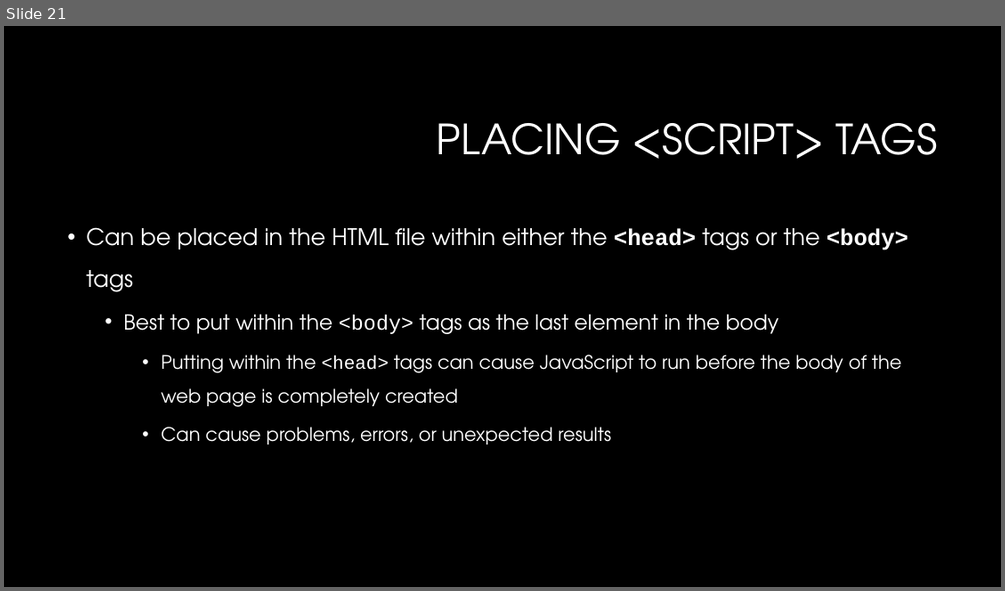
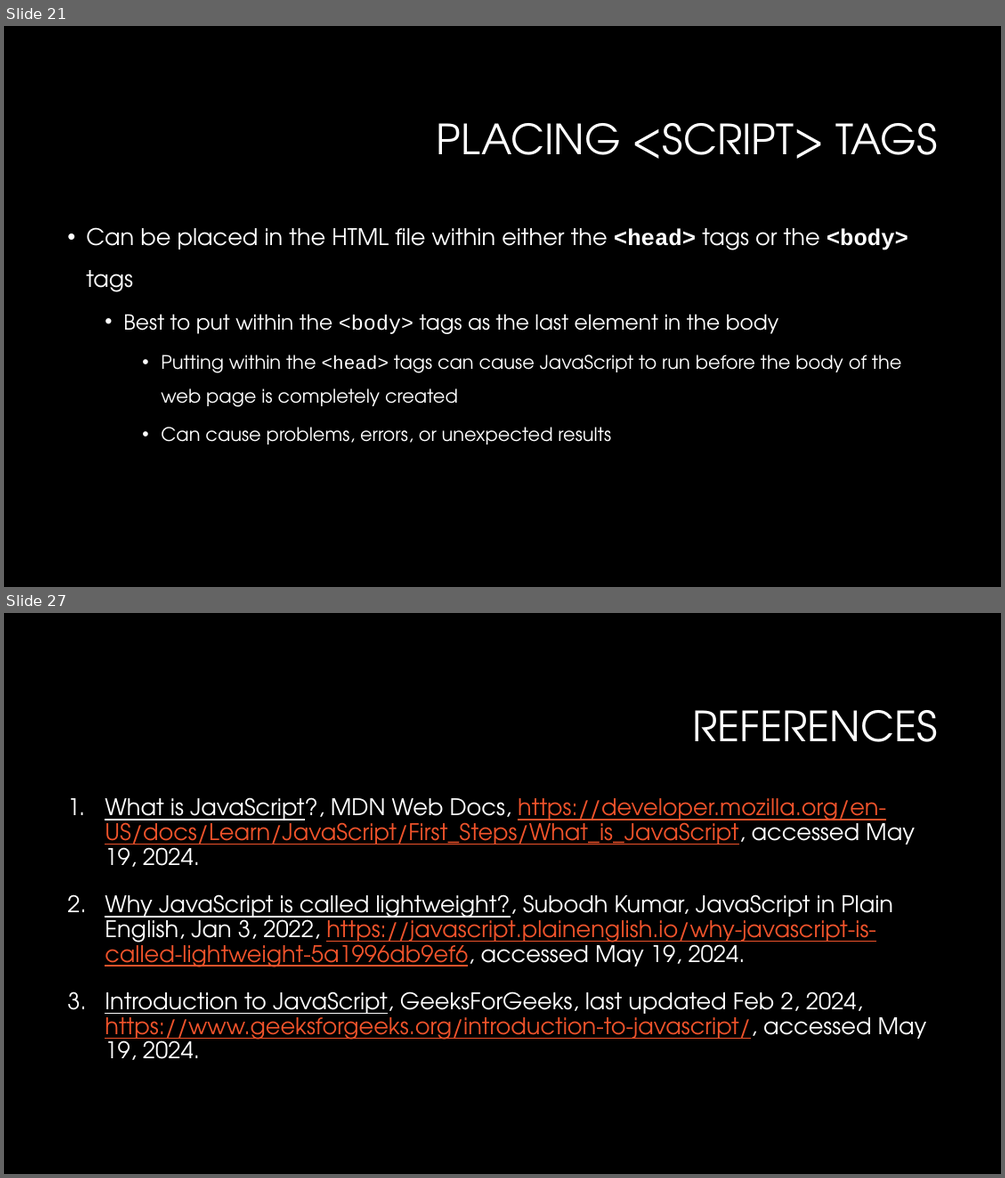
Before and after one commit to dtarvin/JavaScript-Class, a slide deck: slides for class/my slides/About JavaScript - new template.pptx. Shown one above the other, each under a label of ours: slide 21 before the commit, slides 21 and 27 after it; the slides between them are not shown. The pictures are 1005x591 and 1005x1178 pixels, drawn with LibreOffice and Linux fonts; fonts in the diff are those of the drawing; background and template pictures are left out. Boxes give left, top, right and bottom in pixels: in the first picture for what was removed or moved away, otherwise in the second. Text is boxed around its words. In the diff, an @@ line names an element or a change of style, - is before the commit and + after.

```diff
--- a/slides for class/my slides/About JavaScript - new template.pptx
+++ b/slides for class/my slides/About JavaScript - new template.pptx
@@ slide 27 added at (4,613,1001,1174), background #000000 @@
@@ title added at (692,710,937,742), 40 pt, text #FFFFFF @@
+REFERENCES
@@ text added at (105,797,927,1060), 22 pt, text #FFFFFF, underline @@
+1. What is JavaScript?, MDN Web Docs, https://developer.mozilla.org/en-US/docs/Learn/JavaScript/First_Steps/What_is_JavaScript, accessed May 19, 2024.
+2. Why JavaScript is called lightweight?, Subodh Kumar, JavaScript in Plain English, Jan 3, 2022, https://javascript.plainenglish.io/why-javascript-is-called-lightweight-5a1996db9ef6, accessed May 19, 2024.
+3. Introduction to JavaScript, GeeksForGeeks, last updated Feb 2, 2024, https://www.geeksforgeeks.org/introduction-to-javascript/, accessed May 19, 2024.
```
Also in this commit, not shown: 2 slides changed, 5 other slides added, 45 other files.
